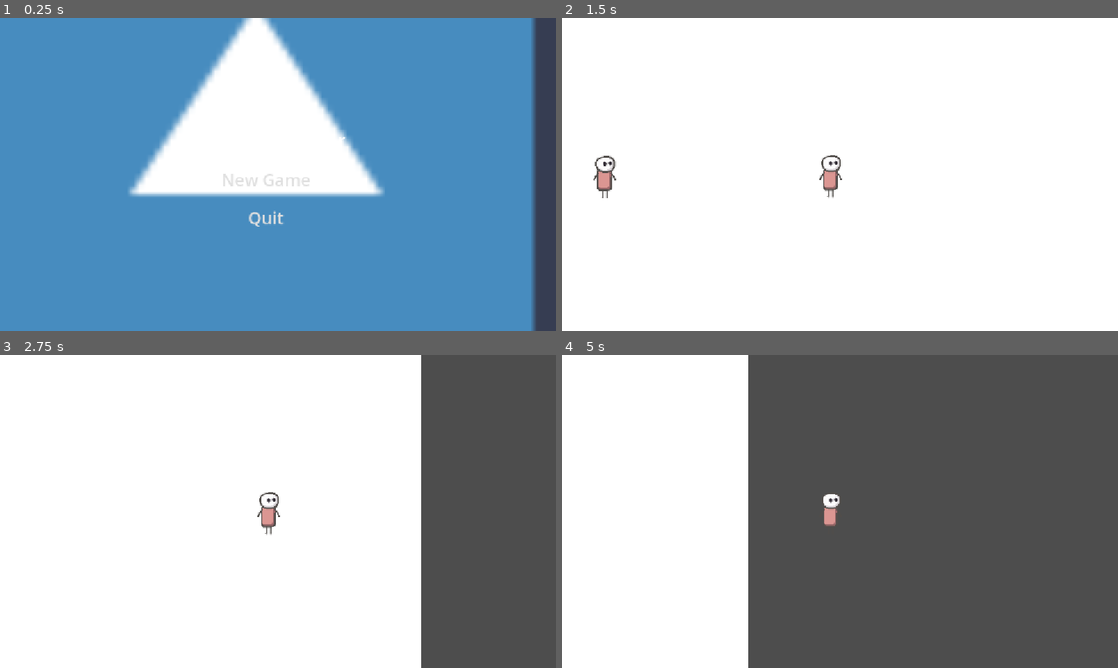
Above: before the commit, frames 1-4 (two rows, left to right).
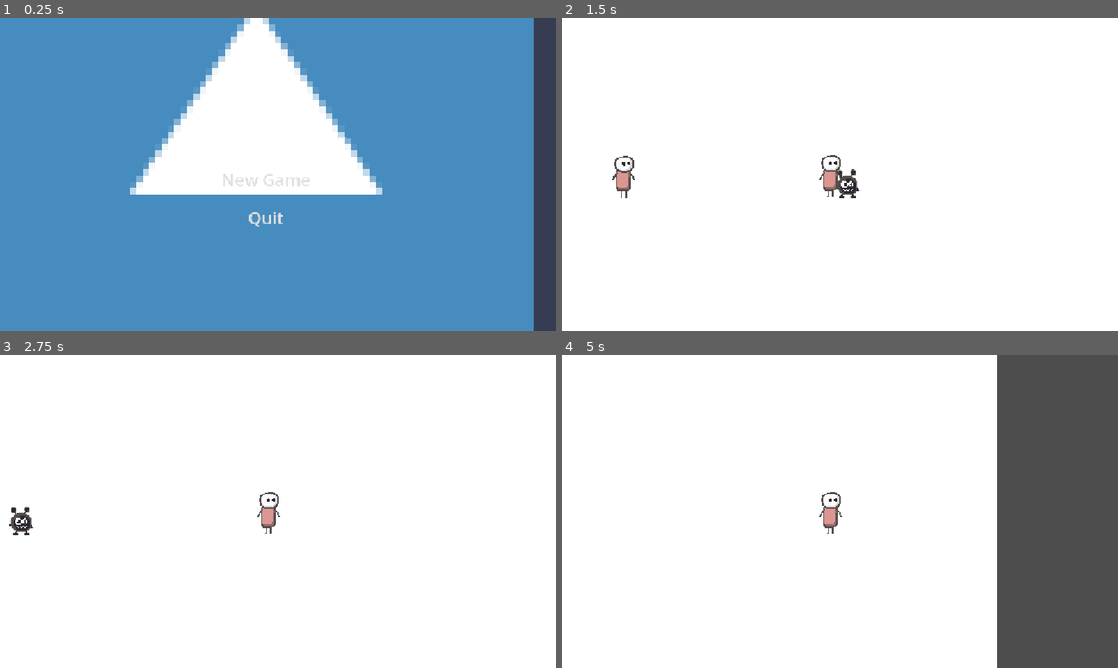
Above: after the commit, the same moments.

Repository: mitchglitchisdabestg/Little-guy-fighter
Game: Godot game, scene res://Scenes/UI/main_menu.tscn
The game is run twice, just before and just after one commit, with the same random seed, the same clock (stepped at 60 frames per second) and the same inputs. The engine's default icon, where the game draws it, is replaced by a stand-in: a white triangle on a blue panel in a dark square.
Inputs (mouse positions are in pixels of both pictures, inside the frame that each line leads up to):
- Up to frame 1 (0.25 s): no input
- Up to frame 2 (1.5 s): click "New Game" at 0.5 s; move the mouse to (962, 158) at 1.27 s; hold D (Right) from 1.28 s (still down)
- Up to frame 3 (2.75 s): keep holding D (Right); tap Space (Jump) at 1.52, 2.27 s; move the mouse to (166, 527) at 2.02 s
- Up to frame 4 (5 s): move the mouse to (895, 442) at 2.77 s; release D (Right) at 2.78 s; hold A (Left) 2.78-3.53 s; move the mouse to (812, 574) at 3.52 s; hold D (Right) from 3.53 s (still down); tap Space (Jump) at 3.77, 4.52 s; move the mouse to (1006, 558) at 4.27 s

The runs differ from the first frame. In frame 1, 2.6% of the frame differs, in the area x 23-97%, y 0-100%; in frame 2, 0.8%; in frame 3, 25%; in frame 4, 44%, in the area x 33-79%, y 0-100%.

Commit message:
added a placeholder enemy

Diff:
--- /dev/null
+++ b/little-guy-st/Scenes/Enemys/smudge.tscn
@@ -0,0 +1,48 @@
+[gd_scene format=3 uid="uid://qdp040wxkin2"]
+
+[ext_resource type="Texture2D" uid="uid://b3he2i0gxty71" path="res://Assets/Enemys/smudgeplaceholder.png" id="1_85o6k"]
+
+[sub_resource type="AtlasTexture" id="AtlasTexture_l42l4"]
+atlas = ExtResource("1_85o6k")
+region = Rect2(0, 0, 47, 48)
+
+[sub_resource type="SpriteFrames" id="SpriteFrames_pp5cw"]
+animations = [{
+"frames": [{
+"duration": 1.0,
+"texture": SubResource("AtlasTexture_l42l4")
+}],
+"loop": 1,
+"name": &"Placeholder",
+"speed": 5.0
+}]
+
+[sub_resource type="CapsuleShape2D" id="CapsuleShape2D_7gb75"]
+radius = 18.0
+height = 36.0
+
+[sub_resource type="RectangleShape2D" id="RectangleShape2D_pp5cw"]
+size = Vector2(27, 9)
+
+[node name="Sludge" type="Node2D" unique_id=421876324]
+
+[node name="AnimatedSprite2D" type="AnimatedSprite2D" parent="." unique_id=1172457874]
+position = Vector2(24, 23)
+sprite_frames = SubResource("SpriteFrames_pp5cw")
+animation = &"Placeholder"
+autoplay = "Placeholder"
+
+[node name="StaticBody2D" type="StaticBody2D" parent="." unique_id=1476181021]
+collision_layer = 2
+
+[node name="CollisionShape2D" type="CollisionShape2D" parent="StaticBody2D" unique_id=834179141]
+position = Vector2(24, 26)
+shape = SubResource("CapsuleShape2D_7gb75")
+
+[node name="CollisionShape2D2" type="CollisionShape2D" parent="StaticBody2D" unique_id=1152609822]
+position = Vector2(24.5, 42.5)
+shape = SubResource("RectangleShape2D_pp5cw")
+
+[node name="CollisionShape2D3" type="CollisionShape2D" parent="StaticBody2D" unique_id=398697456]
+position = Vector2(23, 6)
+shape = SubResource("RectangleShape2D_pp5cw")
--- a/little-guy-st/Scenes/UI/main_menu.gd
+++ b/little-guy-st/Scenes/UI/main_menu.gd
@@ -14,7 +14,7 @@
 	start_position = background.position
 
 func _on_new_game_button_pressed() -> void:
-	get_tree().change_scene_to_file("res://Scenes/World/World.tscn")
+	get_tree().change_scene_to_file("res://Scenes/World/world.tscn")
 
 func _on_quit_pressed() -> void:
 	get_tree().quit()
--- a/little-guy-st/Scenes/World/world.tscn
+++ b/little-guy-st/Scenes/World/world.tscn
@@ -3,8 +3,47 @@
 [ext_resource type="PackedScene" uid="uid://kt33apddjbb0" path="res://Scenes/Player/player.tscn" id="1_t1gg8"]
 [ext_resource type="PackedScene" uid="uid://5tsawn866bsp" path="res://Scenes/UI/Pause menu/pause_menu.tscn" id="2_3rhlx"]
 [ext_resource type="Texture2D" uid="uid://bdmekj62vuxhg" path="res://Assets/Player/placeholder.png" id="2_yp2ti"]
+[ext_resource type="PackedScene" uid="uid://qdp040wxkin2" path="res://Scenes/Enemys/smudge.tscn" id="4_vadfg"]
 
 [sub_resource type="WorldBoundaryShape2D" id="WorldBoundaryShape2D_pp5cw"]
+
+[sub_resource type="Animation" id="Animation_l1hd3"]
+length = 0.001
+tracks/0/type = "value"
+tracks/0/imported = false
+tracks/0/enabled = true
+tracks/0/path = NodePath(".:position")
+tracks/0/interp = 1
+tracks/0/loop_wrap = true
+tracks/0/keys = {
+"times": PackedFloat32Array(0),
+"transitions": PackedFloat32Array(1),
+"update": 0,
+"values": [Vector2(175, -47)]
+}
+
+[sub_resource type="Animation" id="Animation_vadfg"]
+resource_name = "Walk test"
+length = 4.233333
+loop_mode = 1
+tracks/0/type = "value"
+tracks/0/imported = false
+tracks/0/enabled = true
+tracks/0/path = NodePath(".:position")
+tracks/0/interp = 1
+tracks/0/loop_wrap = true
+tracks/0/keys = {
+"times": PackedFloat32Array(0, 1.9666667, 4),
+"transitions": PackedFloat32Array(0.6155722, 1.0717732, 1.7411005),
+"update": 0,
+"values": [Vector2(175, -47), Vector2(-9, -47), Vector2(175, -47)]
+}
+
+[sub_resource type="AnimationLibrary" id="AnimationLibrary_l1hd3"]
+_data = {
+&"RESET": SubResource("Animation_l1hd3"),
+&"Walk test": SubResource("Animation_vadfg")
+}
 
 [node name="World" type="Node2D" unique_id=1436687875]
 
@@ -15,17 +54,29 @@
 offset_bottom = -556.0
 scale = Vector2(47.778996, 26.772243)
 
-[node name="StaticBody2D" type="StaticBody2D" parent="." unique_id=1443762833]
+[node name="Floor boundray" type="StaticBody2D" parent="." unique_id=1443762833]
 
-[node name="CollisionShape2D" type="CollisionShape2D" parent="StaticBody2D" unique_id=1412799898]
+[node name="CollisionShape2D" type="CollisionShape2D" parent="Floor boundray" unique_id=1412799898]
 shape = SubResource("WorldBoundaryShape2D_pp5cw")
 
-[node name="Placeholder" type="Sprite2D" parent="." unique_id=171453269]
+[node name="Stuff" type="Node2D" parent="." unique_id=773335714]
+
+[node name="Placeholder" type="Sprite2D" parent="Stuff" unique_id=171453269]
 position = Vector2(-273, -39)
 texture = ExtResource("2_yp2ti")
 
+[node name="Enemys" type="Node2D" parent="Stuff" unique_id=1319675790]
+
+[node name="Sludge" parent="Stuff/Enemys" unique_id=421876324 instance=ExtResource("4_vadfg")]
+position = Vector2(175, -47)
+
+[node name="AnimationPlayer" type="AnimationPlayer" parent="Stuff/Enemys/Sludge" unique_id=818880452]
+libraries/ = SubResource("AnimationLibrary_l1hd3")
+autoplay = &"Walk test"
+
 [node name="Player" parent="." unique_id=862921158 instance=ExtResource("1_t1gg8")]
 position = Vector2(-15, -19)
+collision_mask = 3
 
 [node name="Pause Menu" parent="Player" unique_id=1368006392 instance=ExtResource("2_3rhlx")]
 offset_left = 7.0
--- a/little-guy-st/Scripts/Player.gd
+++ b/little-guy-st/Scripts/Player.gd
@@ -1,8 +1,8 @@
 extends CharacterBody2D
 
 
-const SPEED = 500.0
-const JUMP_VELOCITY = -600.0
+const SPEED = 350.0
+const JUMP_VELOCITY = -400.0
 
 
 func _physics_process(delta: float) -> void:
--- a/little-guy-st/project.godot
+++ b/little-guy-st/project.godot
@@ -59,4 +59,5 @@
 
 [rendering]
 
+textures/canvas_textures/default_texture_filter=0
 rendering_device/driver.windows="d3d12"
Binary file added: little-guy-st/Assets/Enemys/smudgeplaceholder.png
Not shown, added: little-guy-st/Assets/Enemys/smudgeplaceholder.png.import
